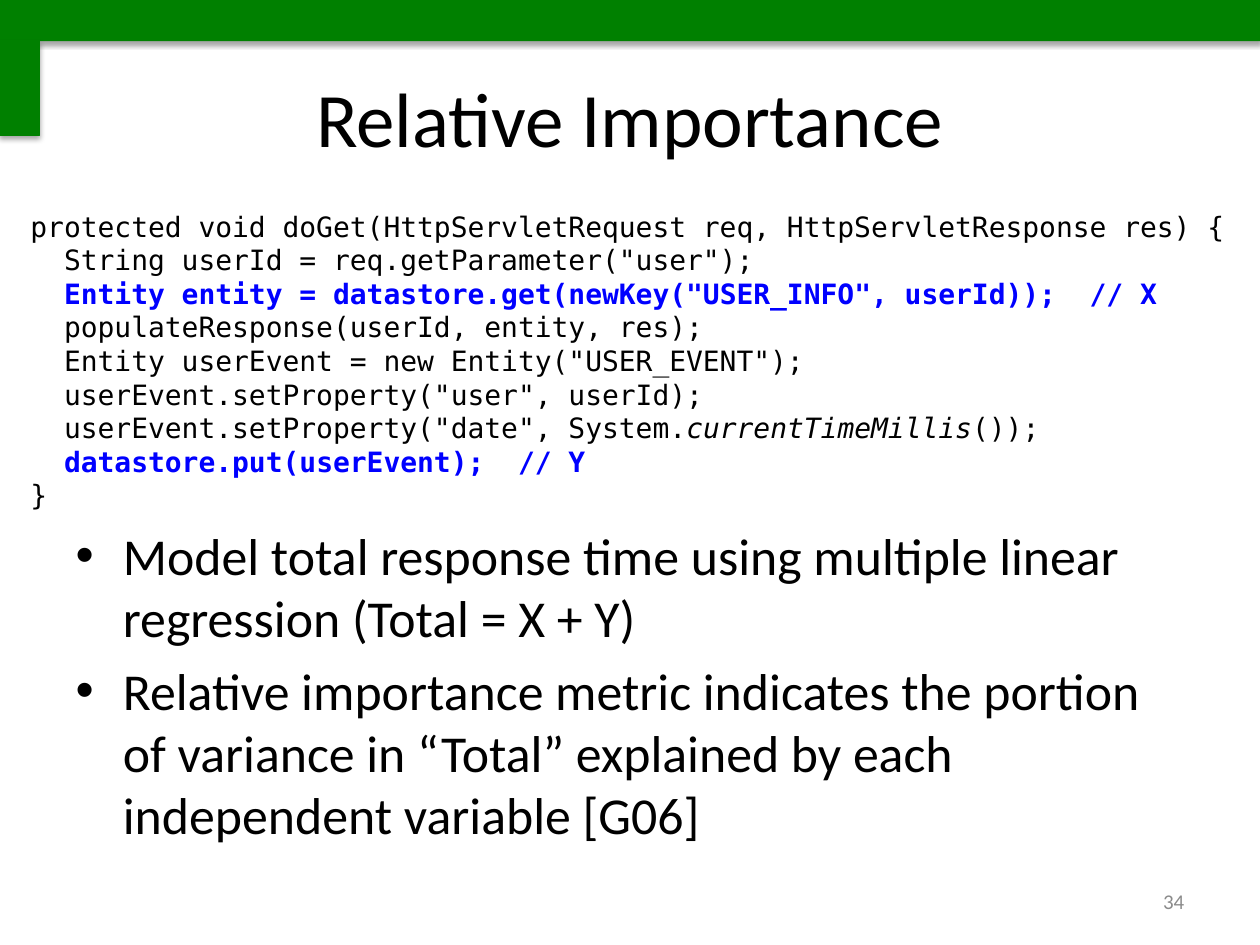
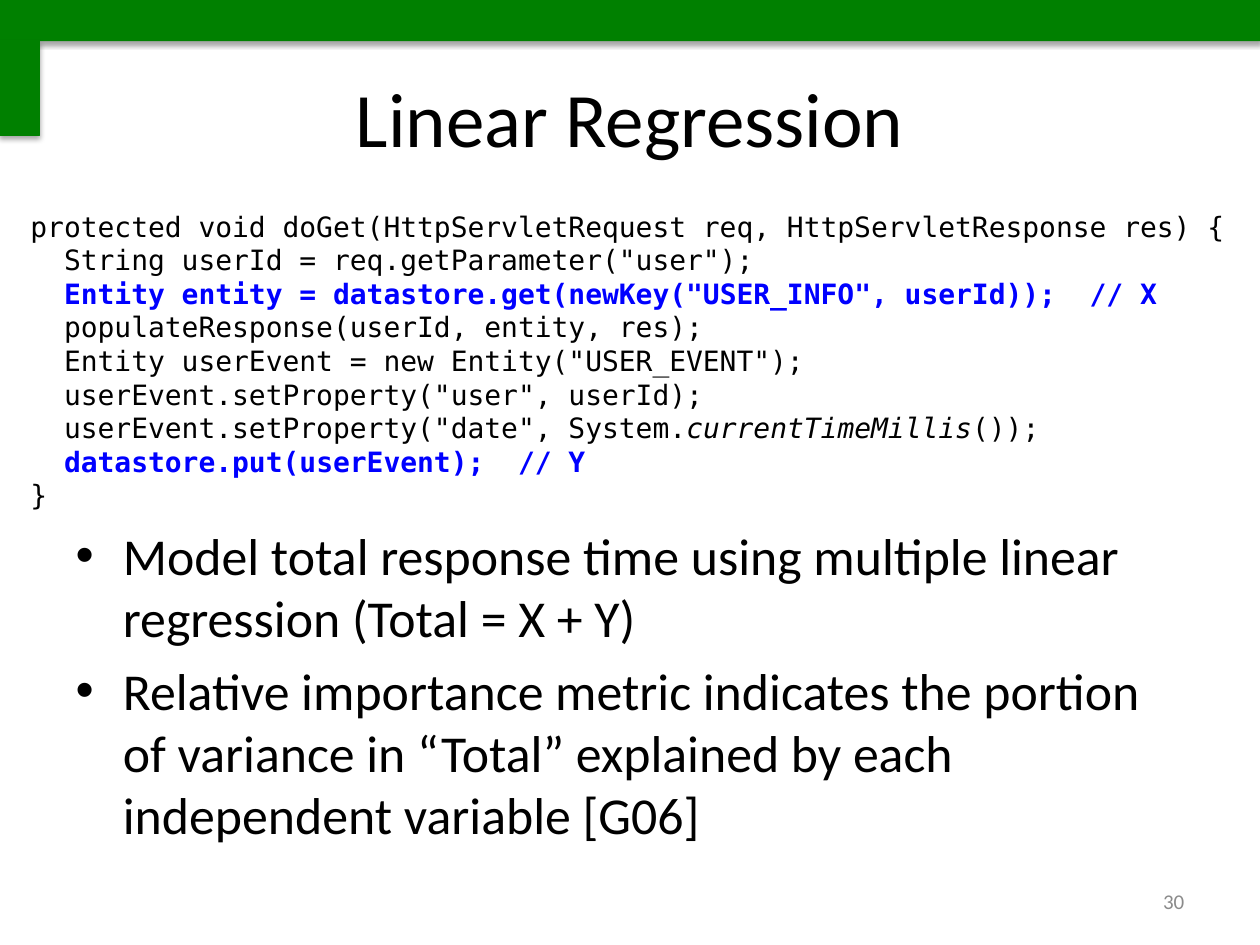
Before and after one commit to Dithn/eager-appscale, a slide deck: slide 30 of Eager/paper/dissertation/dissertation.pptx (slide 34 before the commit). Drawn at 1260x945 pixels with LibreOffice and Linux fonts; fonts in the diff are those of the drawing. Boxes give left, top, right and bottom in pixels: in the first picture for what was removed or moved away, otherwise in the second. Text is boxed around its words. In the diff, an @@ line names an element or a change of style, - is before the commit and + after.

```diff
--- a/Eager/paper/dissertation/dissertation.pptx
+++ b/Eager/paper/dissertation/dissertation.pptx
@@ title at <box>356,94,903,161</box>: text changed @@
-Relative Importance
+Linear Regression
@@ page number at <box>1163,895,1184,909</box>: text changed @@
-34
+30
```
Also in this commit, not shown: 5 other slides changed, 3 slides added, 1 slide removed, 3 other files.
